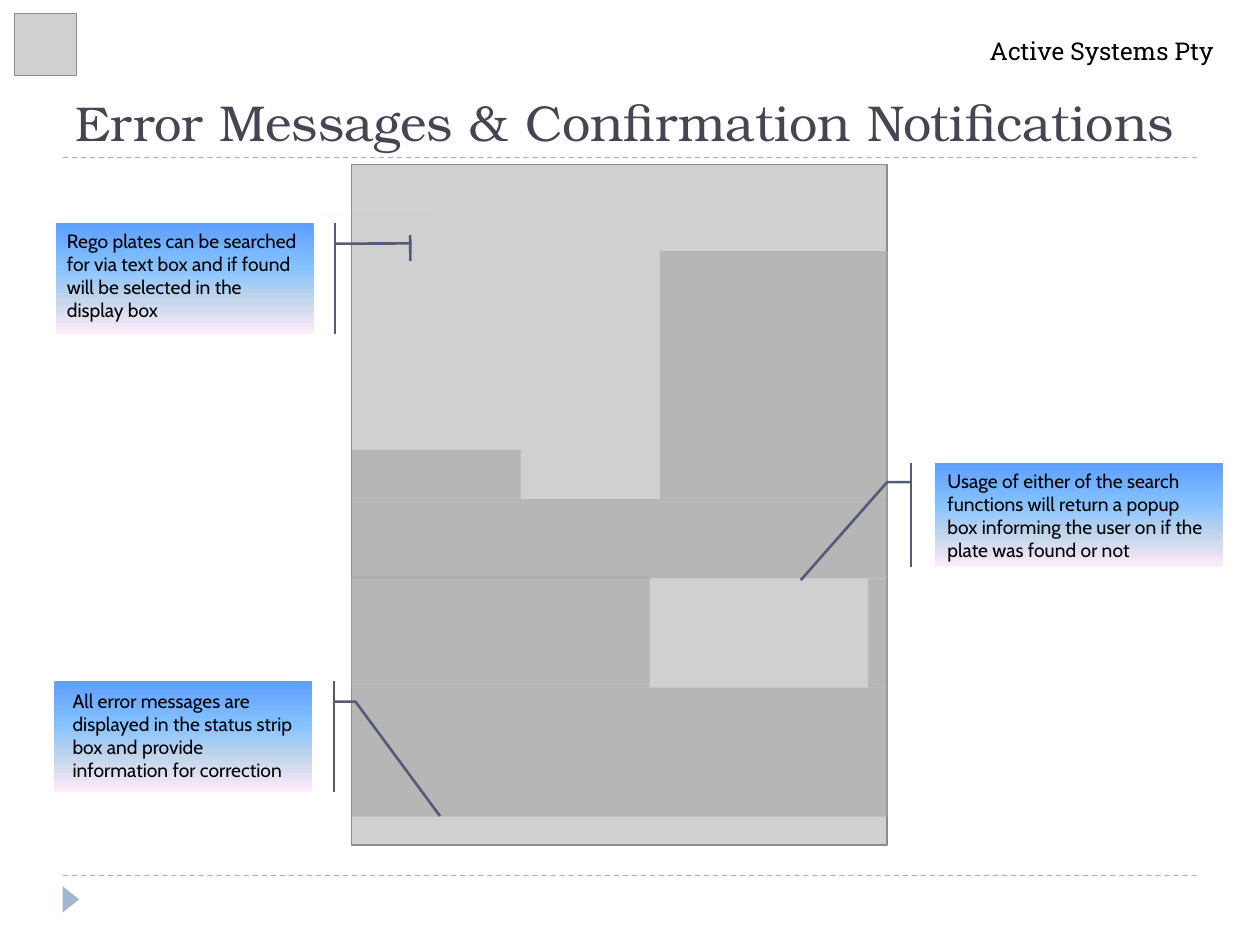
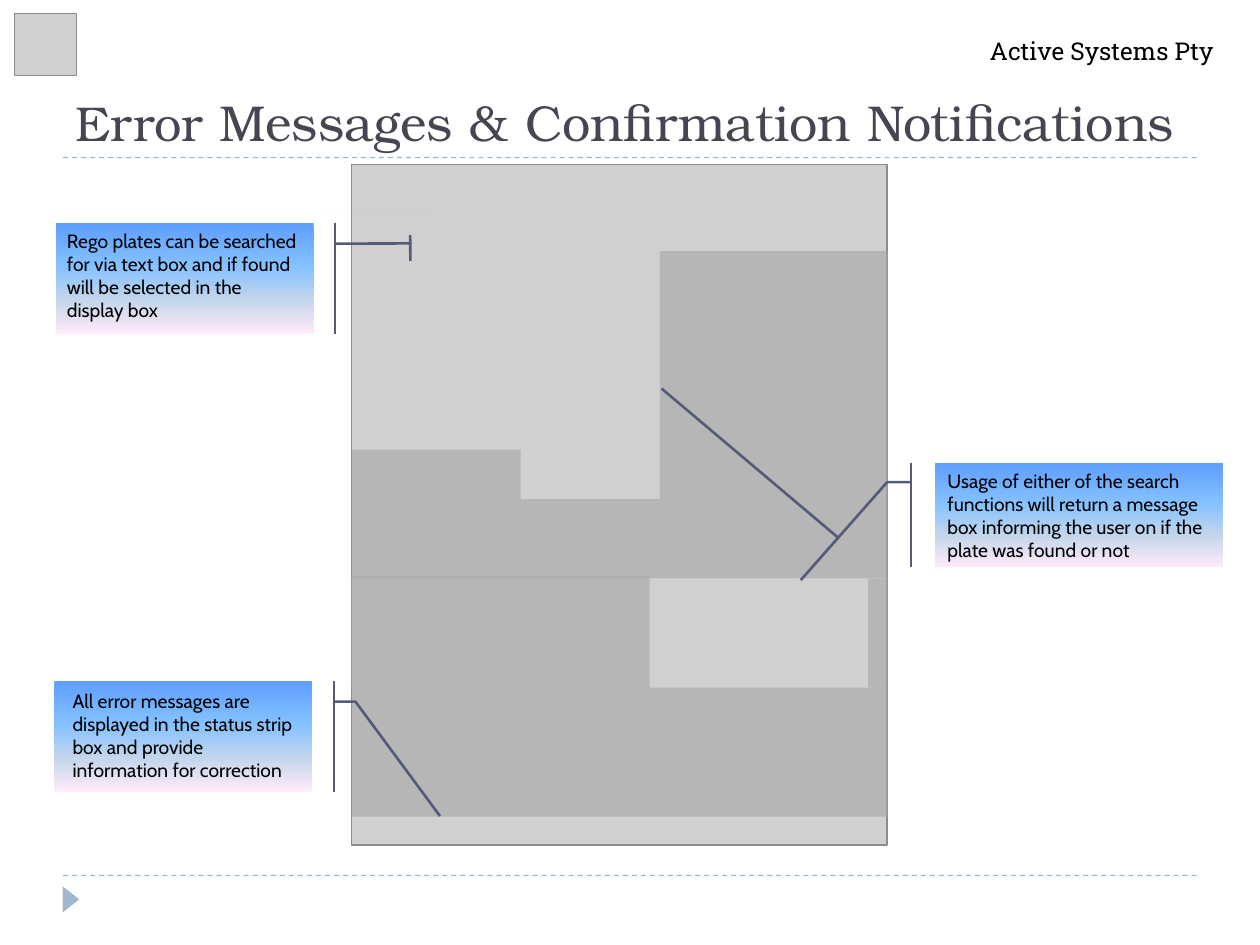
Before and after one commit to Kwatson-1/Vehicle-Registration-Manager, a slide deck: slide 5 of Active Systems Pty Training Material.pptx. Drawn at 1260x945 pixels with LibreOffice and Linux fonts; fonts in the diff are those of the drawing; grey boxes stand for pictures. Boxes give left, top, right and bottom in pixels: in the first picture for what was removed or moved away, otherwise in the second. Text is boxed around its words. In the diff, an @@ line names an element or a change of style, - is before the commit and + after.

```diff
--- a/Active Systems Pty Training Material.pptx
+++ b/Active Systems Pty Training Material.pptx
@@ freeform shape added at [0, 0, 853, 607], fill gradient #FFFFFF to #F5E8F8 to #85C2FF to #C4D6EB to #FFEBFA, outline #545C79 1.5 pt @@
@@ text at [947, 473, 1203, 562]: text changed @@
-Usage of either of the search functions will return a popup box informing the user on if the plate was found or not
+Usage of either of the search functions will return a message box informing the user on if the plate was found or not
```
Also in this commit, not shown: 3 other slides changed.
